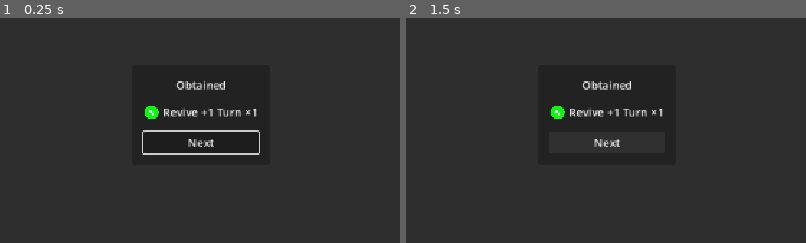
Above: before the commit, frames 1-2 (left to right).
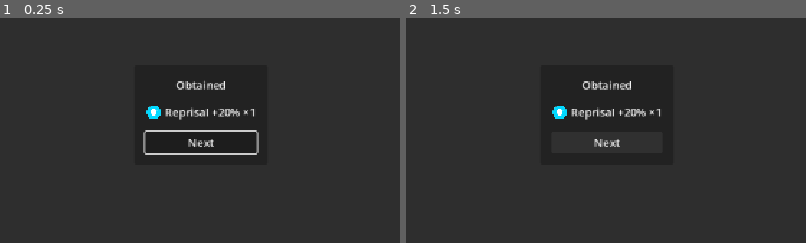
Above: after the commit, the same moments.

Repository: Adnyropast/pwkz-godot-4.7
Game: Godot game, scene res://scenes/rewards_popup.tscn
Same seed, same stepped clock (60 frames per second), same inputs: the game is played once before the commit and once after it. This scene is started directly instead of the project's main scene. The engine's default icon, where the game draws it, is replaced by a stand-in: a white triangle on a blue panel in a dark square.
Inputs:
- Up to frame 1 (0.25 s): no input
- Up to frame 2 (1.5 s): click "Next" at 0.5 s; click "Next" at 1.25 s
The pictures show only the part of the screen within x 25-75%, y 28-78%; the shares and areas given below are measured in that part.

The runs differ from the first frame. In frame 1, 1.0% of the frame differs, in the area x 35-65%, y 39-61%; in frame 2, 0.8%.

Commit message:
feat: add magicites chance weights

Diff:
--- a/system/RewardSystem.gd
+++ b/system/RewardSystem.gd
@@ -16,12 +16,26 @@
 	preload("res://resources/magicites/ma11.tres"),
 ]
 
+const CHANCE_WEIGHTS: Array[float] = [
+	100,# Power +20%
+	80,# Drain +20%
+	50,# Instant K.O. +20%
+	100,# Damage -12%
+	90,# Turns +1
+	70,# Endure +1 Turn
+	90,# Reprisal +20%
+	100,# Heal +20%
+	70,# Revive +1 Turn
+	80,# Attack +20%
+	80,# Defense +20%
+]
+
 static func get_random_magicites(min_count: int, max_count: int) -> Dictionary[Magicite, int]:
 	var rewards_count: int = randi_range(min_count, max_count)
 	var res: Dictionary[Magicite, int]
 
 	for i in range(0, rewards_count):
-		var magicite: Magicite = magicites[randi_range(0, magicites.size() - 1)]
+		var magicite: Magicite = get_weighted_random_magicite()
 		var magicite_count: int = res.get(magicite, 0)
 		res.set(magicite, magicite_count + 1)
 
@@ -38,3 +52,20 @@
 		var magicite: Magicite = magicites[i]
 		res.set(magicite, 99)
 	Inventory.add_magicites(res)
+
+static func get_weighted_random_magicite() -> Magicite:
+	var total: float = 0
+
+	for i in range(0, CHANCE_WEIGHTS.size()):
+		total += CHANCE_WEIGHTS[i]
+
+	var value: float = randf_range(0, total)
+	var cumulative_sum: float = 0
+
+	for i in range(0, CHANCE_WEIGHTS.size()):
+		cumulative_sum += CHANCE_WEIGHTS[i]
+
+		if cumulative_sum > value:
+			return magicites[i]
+
+	return null
